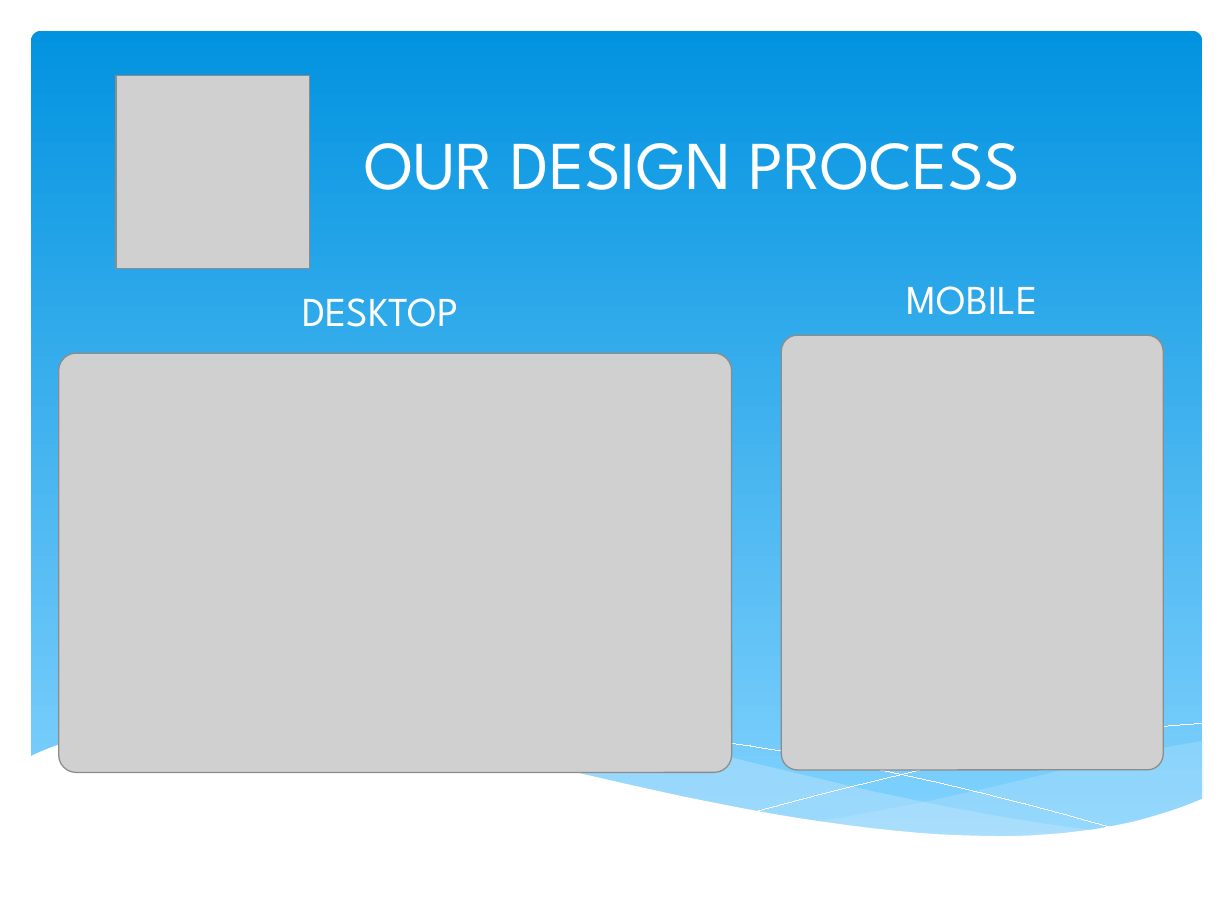
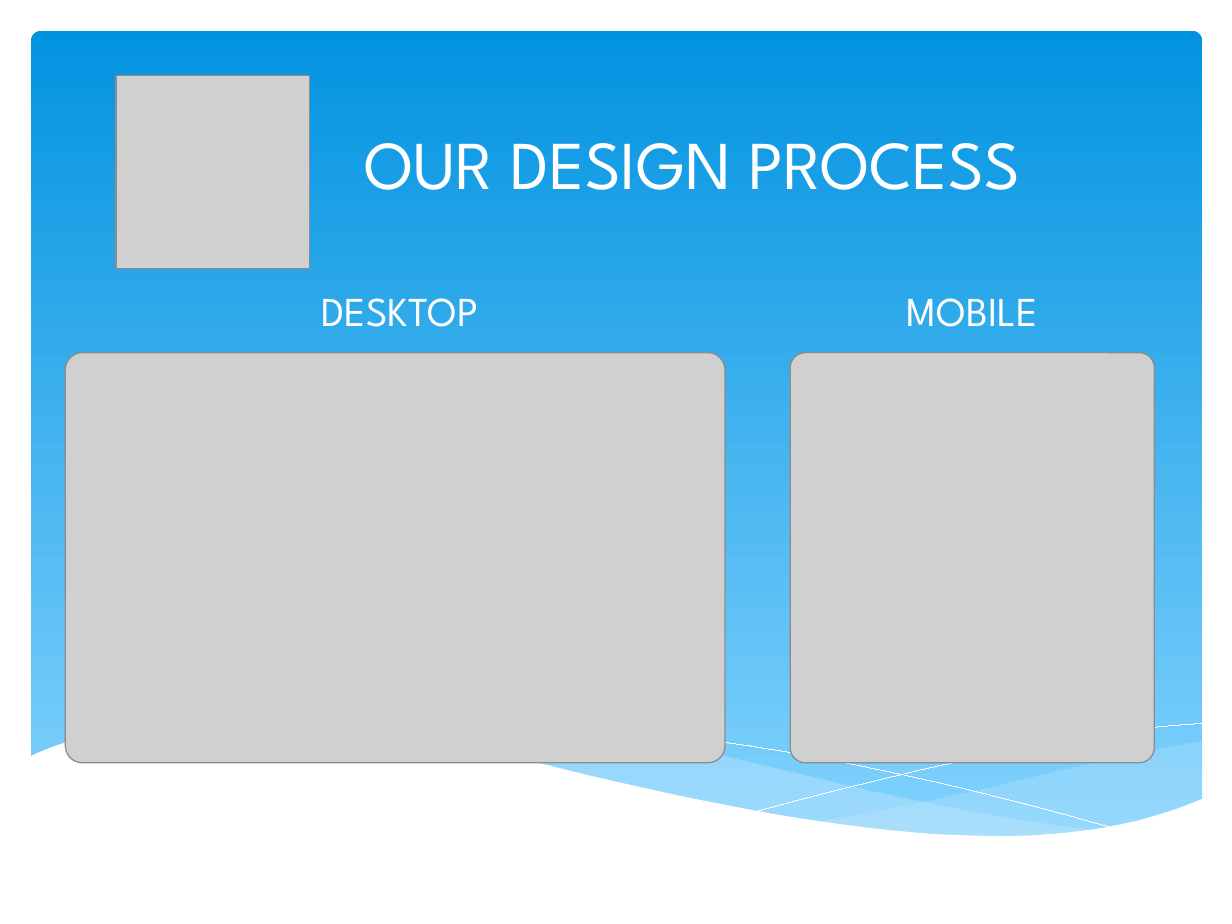
Before and after one commit to BradFabian/weatherEvent, a slide deck: slide 4 of presentation.pptx. Drawn at 1232x924 pixels with LibreOffice and Linux fonts; fonts in the diff are those of the drawing; grey boxes stand for pictures. Boxes give left, top, right and bottom in pixels: in the first picture for what was removed or moved away, otherwise in the second. Text is boxed around its words. In the diff, an @@ line names an element or a change of style, - is before the commit and + after.

```diff
--- a/presentation.pptx
+++ b/presentation.pptx
@@ text "DESKTOP" moved from (x1=302, y1=298, x2=459, y2=327) to (x1=322, y1=298, x2=479, y2=327) @@
@@ subtitle "MOBILE" moved from (x1=907, y1=286, x2=1038, y2=315) to (x1=907, y1=298, x2=1038, y2=327) @@
@@ picture resized from (x1=59, y1=354, x2=732, y2=772) to (x1=65, y1=352, x2=724, y2=763) @@
@@ picture resized from (x1=781, y1=335, x2=1163, y2=770) to (x1=790, y1=352, x2=1154, y2=763) @@
```
Also in this commit, not shown: 1 other slide changed, 7 other files.
